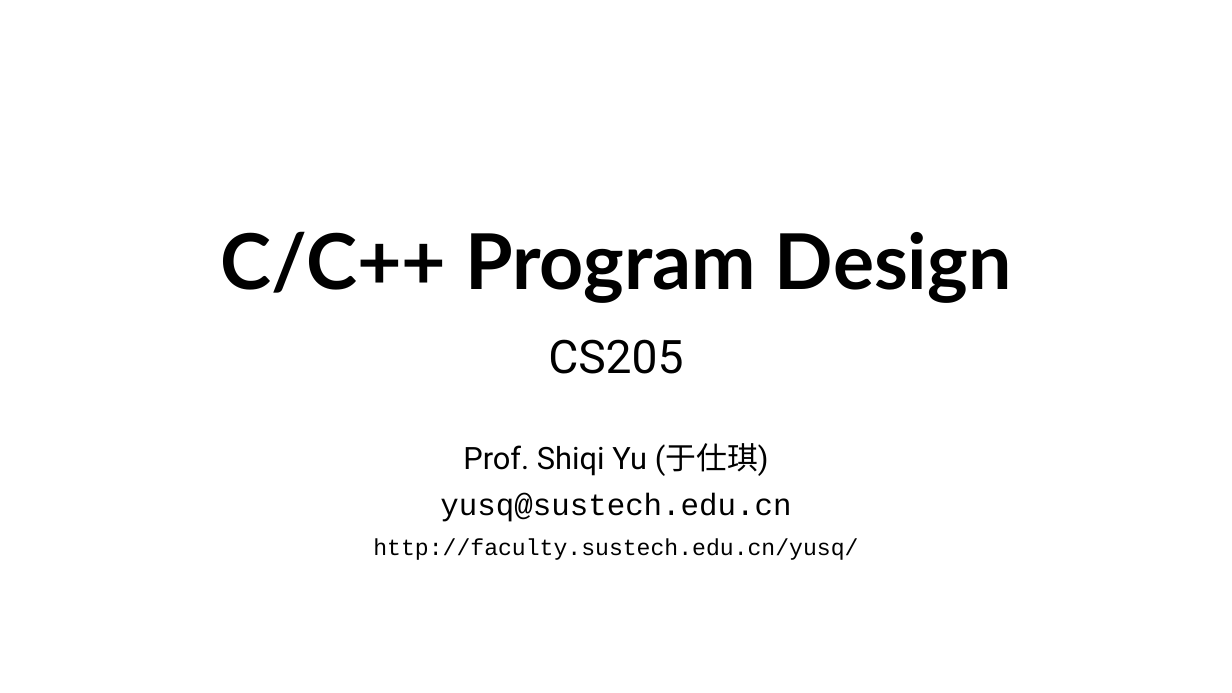
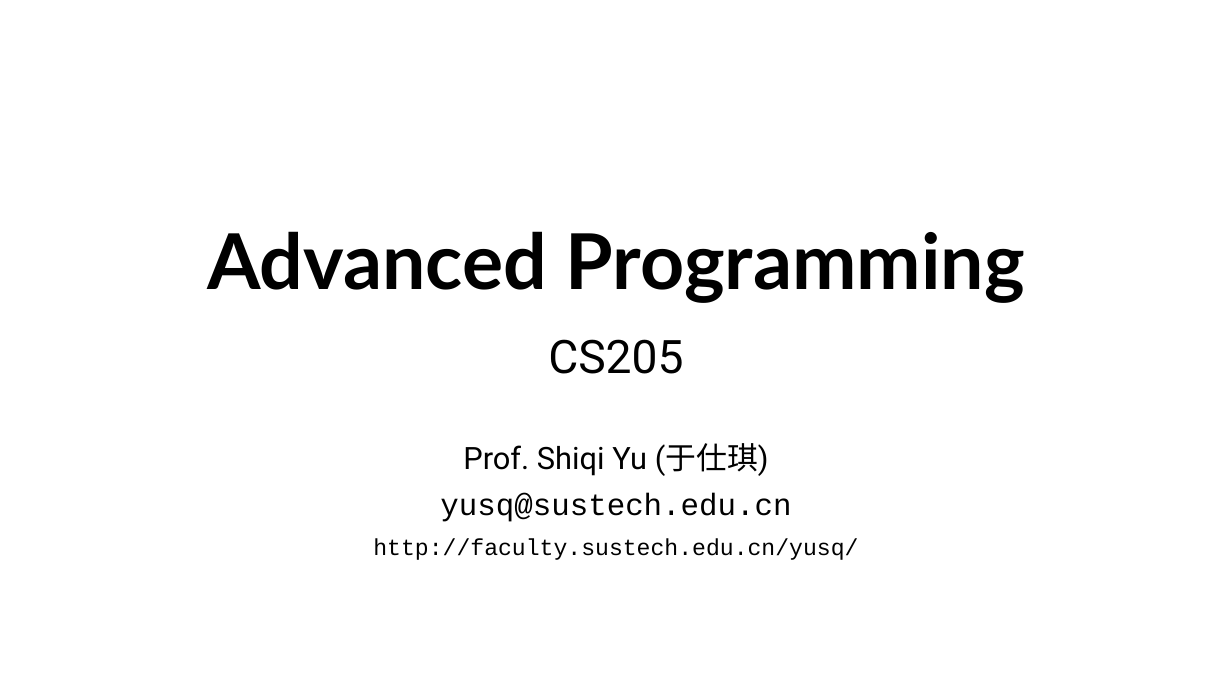
Before and after one commit to ShiqiYu/CPP, a slide deck: slide 1 of week13/Lecture13.pptx. Drawn at 1232x693 pixels with LibreOffice and Linux fonts; fonts in the diff are those of the drawing; background and template pictures are left out. Boxes give left, top, right and bottom in pixels: in the first picture for what was removed or moved away, otherwise in the second. Text is boxed around its words. In the diff, an @@ line names an element or a change of style, - is before the commit and + after.

```diff
--- a/week13/Lecture13.pptx
+++ b/week13/Lecture13.pptx
@@ title at (x1=207, y1=231, x2=1025, y2=303): text changed @@
-C/C++ Program Design
+Advanced Programming
```
Also in this commit, not shown: 3 other files.
